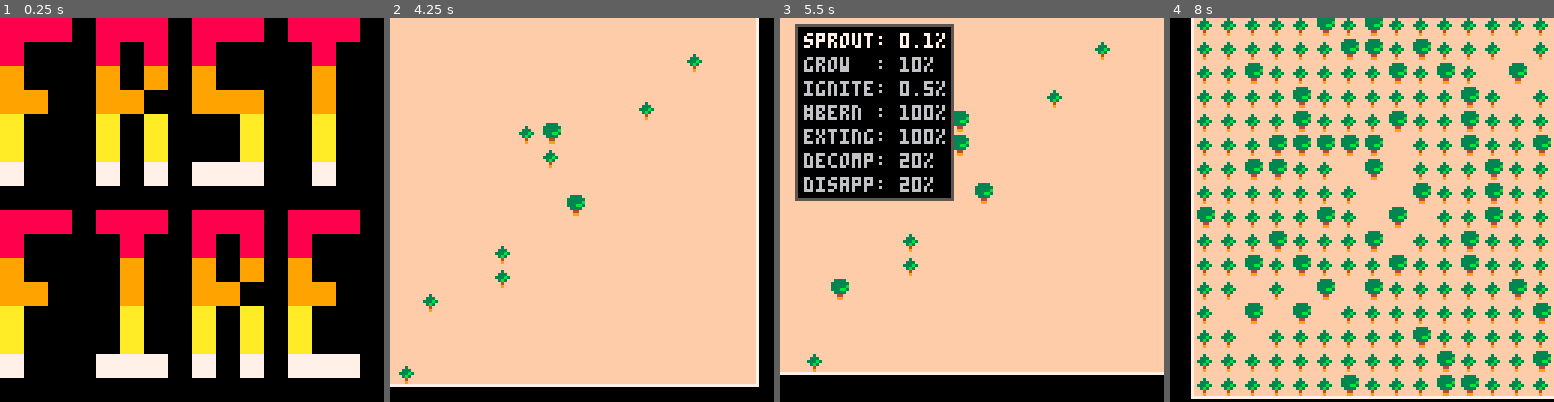
Above: before the commit, frames 1-4 (left to right).
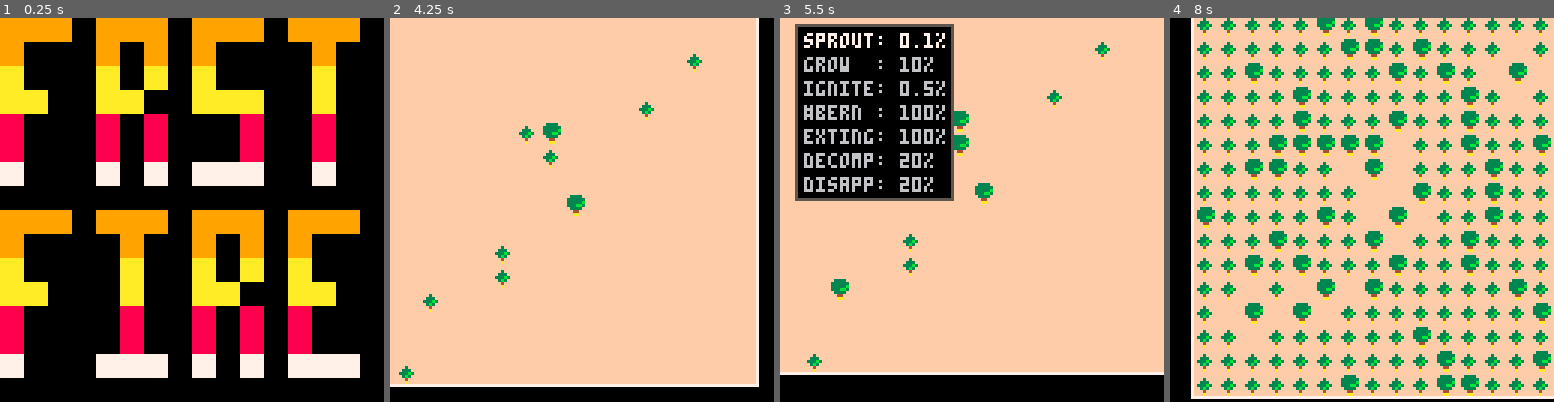
Above: after the commit, the same moments.

Repository: arnodick/castle
Game: PICO-8 cartridge forestfire.p8
Two runs of this game, one before a commit and one after it. Both use one fixed random seed, a clock stepped at 60 frames per second and the inputs below.
Inputs:
- Up to frame 1 (0.25 s): no input
- Up to frame 2 (4.25 s): tap O (Z key) at 0.33, 0.7, 1.43, 2.22, 3.1, 3.98 s; tap X (X key) at 1.07, 2.07, 2.4, 2.73, 3.07, 3.4, 3.73, 4.07 s; hold Left 1.97-2.37 s; hold Down 2.42-2.82 s; hold Right 2.87-3.53 s; hold Up 3.58-4.08 s; hold Right from 4.13 s (still down)
- Up to frame 3 (5.5 s): tap X (X key) every 0.33 s from 4.4 to 5.4 s; release Right at 4.53 s; hold Down 4.58-5.08 s; tap O (Z key) at 4.87 s; hold Left from 5.13 s (still down)
- Up to frame 4 (8 s): tap X (X key) every 0.33 s from 5.73 to 7.73 s; tap O (Z key) at 5.75, 6.63, 7.52 s; release Left at 5.8 s; hold Up 5.85-6.18 s; hold Left 6.23-6.63 s; hold Down 6.68-7.08 s; hold Right 7.13-7.8 s; hold Up from 7.85 s (still down)

The runs differ from the first frame. In frame 1, 31% of the frame differs, in the area x 0-94%, y 0-88%; in frame 2, less than 0.1%; in frame 3, less than 0.1%; in frame 4, 1.7%.

Commit message:
WOO YEAH WOOO OHHHH YA BABY WOOOOOO WEEEHA

Diff:
--- a/forestfire.p8
+++ b/forestfire.p8
@@ -114,8 +114,12 @@
 	return dire
 end
 
-function drawtitle(tx,yl,st,td,col)
+function drawtitle()
+	for a=1,#tpal do
+		pal(tpal[a],tpal[(flr(timer/14)+a)%#tpal+1])
+	end
 	spr(128,0,0,8,8)
+
 --	print("title press button",16,16)
 end
 
@@ -240,6 +244,8 @@
 
 	if s==1 then
 		music(0)
+--		tpal={7,8,9,10}
+		tpal={8,9,10}
 	end
 	if s==2 then
 		music(-1)
